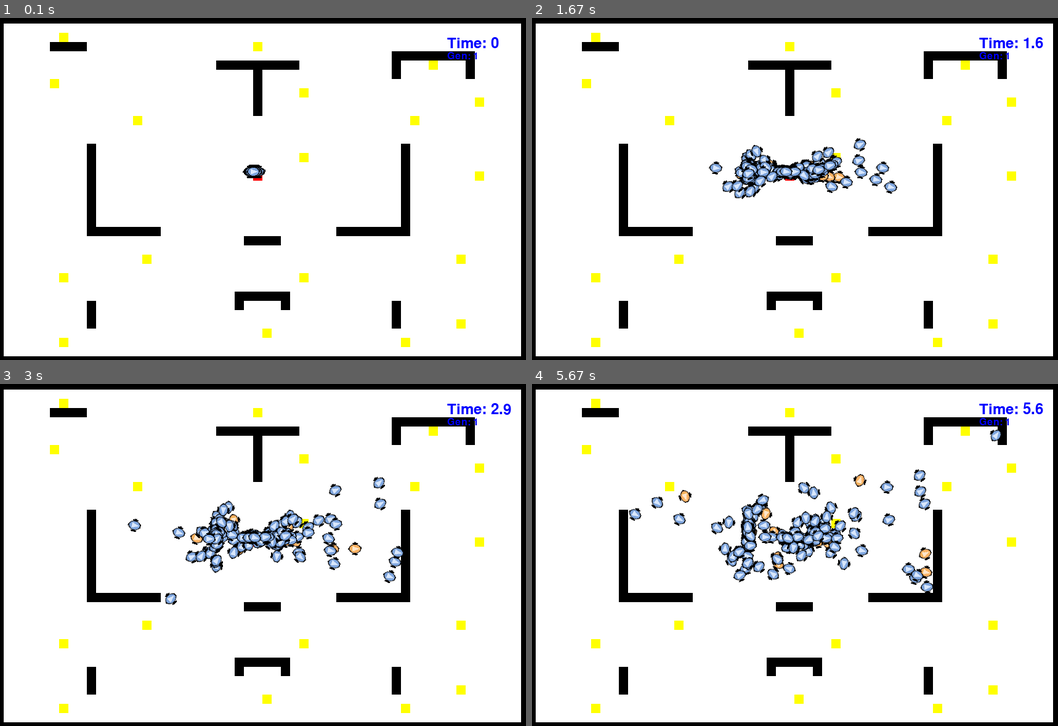
Above: before the commit, frames 1-4 (two rows, left to right).
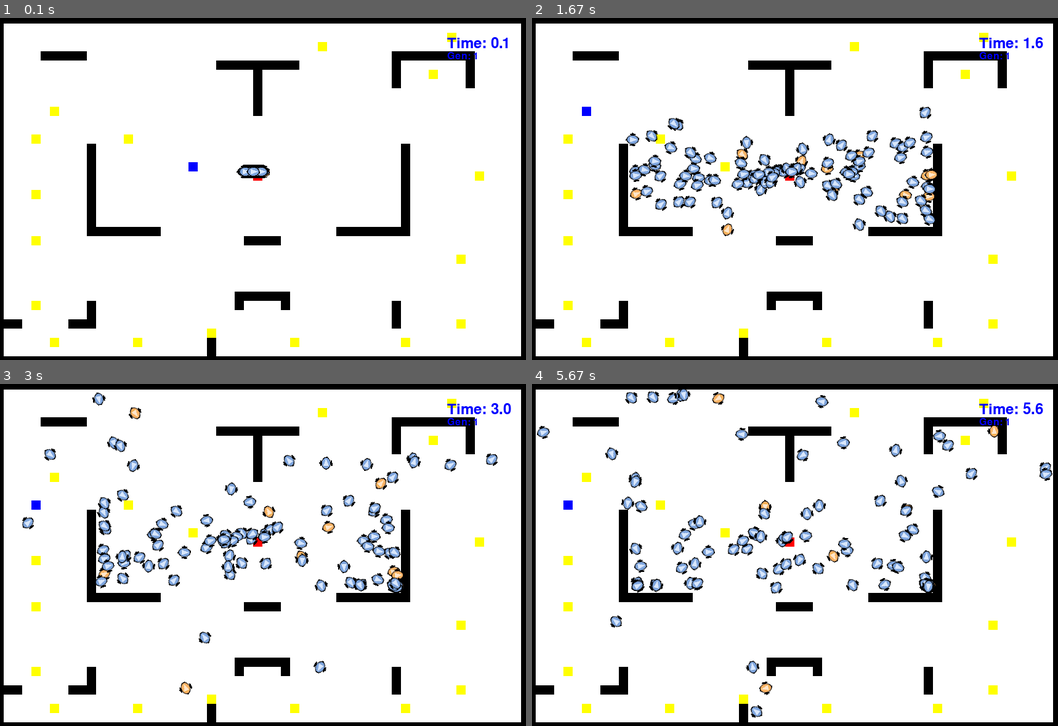
Above: after the commit, the same moments.

Repository: AnishJadoe/bioinspired
Game: pygame game, started from bioinspired/main.py
Same seed, same stepped clock (60 frames per second), same inputs: the game is played once before the commit and once after it.
Inputs:
- Up to frame 1 (0.1 s): no input
- Up to frame 2 (1.67 s): no input
- Up to frame 3 (3 s): no input
- Up to frame 4 (5.67 s): no input

The runs differ from the first frame. In frame 1, 2.3% of the frame differs, in the area x 0-97%, y 4-99%; in frame 2, 8.2%; in frame 3, 9.5%; in frame 4, 10%, in the area x 0-99%, y 1-99%.

Commit message:
works i think

Diff:
--- a/bioinspired/main.py
+++ b/bioinspired/main.py
@@ -8,9 +8,9 @@
 from src.utility.constants import *
 # seeds = [30,42,50,70,80,100]
 seeds = [30]
-epochs = 20
-time = 90 * 1000 # milliseconds
-n_robots = 150
+epochs = 50
+time = 60 * 1000 # milliseconds
+n_robots = 100
 ls_cross_rate = [1]
 ls_mut_rate = [0.8]
 
--- a/bioinspired/manual_mode.py
+++ b/bioinspired/manual_mode.py
@@ -2,7 +2,7 @@
 from src.world_map.txt_to_map import WorldMap
 from src.utility.run_simulation import manual_mode
 
-map = r"bioinspired\src\world_map\maps\test_map.txt"
+map = r"bioinspired\src\world_map\maps\follow_token_map.txt"
 wm = WorldMap(skeleton_file=map, map_width=60, map_height=40, tile_size=15)
 
 manual_mode(wm)
--- a/bioinspired/plot_runs.py
+++ b/bioinspired/plot_runs.py
@@ -2,7 +2,7 @@
 from results.plot import plot_mean_results, plot_best_results, plot_aggregate_results
 
 
-FOLDER = r"saved_runs/n_robots_150/epochs_20"
+FOLDER = r"saved_runs/n_robots_150/epochs_200"
 GAs = []
 GAs = load_GAs(GAs,FOLDER)
 
--- a/bioinspired/single_run.py
+++ b/bioinspired/single_run.py
@@ -4,8 +4,8 @@
 from src.utility.run_simulation import single_agent_run
 from src.utility.functions import load_GAs
 
-FOLDER = r"saved_runs/n_robots_150/epochs_100"
-wm = WorldMap(skeleton_file="bioinspired/src/world_map/maps/H_map_sparse.txt", map_width=60, map_height=40, tile_size=15)
+FOLDER = r"saved_runs/n_robots_100/epochs_25"
+wm = WorldMap(skeleton_file="bioinspired/src/world_map/maps/follow_token_map.txt", map_width=60, map_height=40, tile_size=15)
 
 GAs = []
 GAs = load_GAs(GAs,FOLDER)
--- a/bioinspired/src/robot/robot.py
+++ b/bioinspired/src/robot/robot.py
@@ -12,7 +12,6 @@
 def bin_angle(angle, bin_width=0.1):
         """Bins the angle to the nearest bin width."""
         return round(angle / bin_width) * bin_width
-
 
 def find_closest_cell(agent_location, cells):
     # Extract the coordinates of the agent's location
@@ -49,6 +48,7 @@
         self.init_pos = startpos
         self.x = startpos[0]
         self.y = startpos[1]
+        self.current_cell = (self.x // CELL_SIZE, self.y // CELL_SIZE)
         self.delta_x = 0 # difference between current x and desired x
         self.delta_y = 0 # difference between current y and desired y
         self.theta = 0
@@ -65,6 +65,8 @@
         self.ls_x = []
         self.ls_y = []
         self.omega = 0
+        self.ls_pos_error = []
+        self.ls_diff_pos_error = []
 
         self.dist_travelled = 0
         self.avg_dist = 0
@@ -90,10 +92,12 @@
         self.width = width
         self.length = width
         self.collision = 0
+        self.special = special_flag
         self.token = 0
-        self.special = special_flag
-        self.looking_for_token = False
-        self.closest_token = self.tokens_locations[0]
+        self.next_token = []
+        self.time_stamps = list()
+        self.need_next_token = True
+        self.same_cell = 0
 
         # Build robot images
         if self.special:
@@ -150,15 +154,15 @@
 
     def debug_theta(self,world):
         font = pygame.font.SysFont(None, 24)
-        img = font.render(f'theta: {round(math.degrees(self.theta),1)}', True, (0,0,0))
-        world.blit(img,(self.x,self.y))
-        # img = font.render(f'vr: {round(self.vr,2)}' , True, (0,0,0))
-        # world.blit(img,(400,300))
-        # img = font.render(f'vl: {round(self.vl,2)}', True, (0,0,0))
-        # world.blit(img,(400,200))
-        pygame.draw.line(world, RED, (self.x, self.y),
-        (self.x+math.cos(self.theta)*self.sensor_range,
-        self.y+math.sin(self.theta)*self.sensor_range),width=2)
+        # img = font.render(f'theta: {round(math.degrees(self.theta),1)}', True, (0,0,0))
+        # world.blit(img,(self.x,self.y))
+        img = font.render(f'vr: {round(self.vr,2)}' , True, (0,0,0))
+        world.blit(img,(400,300))
+        img = font.render(f'vl: {round(self.vl,2)}', True, (0,0,0))
+        world.blit(img,(400,200))
+        # pygame.draw.line(world, RED, (self.x, self.y),
+        # (self.x+math.cos(self.theta)*self.sensor_range,
+        # self.y+math.sin(self.theta)*self.sensor_range),width=2)
 
 
     def debug_token(self,world):
@@ -184,6 +188,9 @@
         # img = font.render(f'ID: {self.id}', True, (0,0,0))
         # world.blit(img,(self.x,self.y-20))
 
+    # def draw_next_token(self,world):
+    #     pygame.draw.rect(world,BLUE, self.next_token)
+
     def draw_robot_bb(self,world):
         pygame.draw.rect(world,RED,self.hitbox, width=1)
 
@@ -192,6 +199,7 @@
         Draws on the world
         '''
         self.draw_robot(world)
+        # self.draw_next_token(world)
         # self.draw_visited_cells(world)
         # self.draw_robot_bb(world)
         #self.debug_token(world)
@@ -244,35 +252,42 @@
 
     def get_reference_position(self):
 
-
-        closest_cell_index = find_closest_cell((self.x // CELL_SIZE, self.y // CELL_SIZE), self.tokens_locations)
-        self.closest_token = self.tokens_locations[closest_cell_index]
-        self.looking_for_token = True
-
-        self.delta_x = round(self.closest_token.x - self.x)
-        self.delta_y = round(self.closest_token.y - self.y)
-
-        # if self.closest_token not in self.tokens_locations:
-        #     self.looking_for_token = False
+        if self.need_next_token:
+            closest_cell_index = find_closest_cell((self.x // CELL_SIZE, self.y // CELL_SIZE), self.tokens_locations)
+            self.next_token = self.tokens_locations[closest_cell_index]
+            self.need_next_token = False
+
+        self.delta_x = round(self.next_token.x - self.x)
+        self.delta_y = round(self.next_token.y - self.y)
+        self.ls_pos_error.append(np.hypot(self.delta_x,self.delta_y) / 10000)
+        if len(self.ls_pos_error) > 1:
+            self.ls_diff_pos_error.append(self.ls_pos_error[-1] - self.ls_pos_error[-2])
+
+        if self.next_token not in self.tokens_locations:
+            self.need_next_token = True
 
 
     def update_state(self):
         self.get_reference_position()
-        self.state = np.array([self.delta_x,self.delta_y,bin_angle(self.theta,1), *self.sensor]).reshape(-1,1)
+        norm = np.linalg.norm(np.array([self.delta_x,self.delta_y]))
+        x = round(self.delta_x / norm,2)
+        y = round(self.delta_y / norm,2)
+        self.state = np.array([x,y,round(self.theta/math.pi,2), *self.sensor]).reshape(-1,1)
         return
 
-    def get_tokens(self):
+    def get_tokens(self, t):
         '''
         Function to check if we have collided with a token, when this happens the
         robot obtains a token
         '''
         token_collected = self.hitbox.collidelist(self.tokens_locations)
         if token_collected == -1:
-            return
-        self.token += 1
-        self.tokens_locations.pop(token_collected)
-
-        return
+            return self.next_token
+        if self.next_token == self.tokens_locations[token_collected]:
+            self.token += 1
+            self.time_stamps.append(t)
+            self.tokens_locations.pop(token_collected)
+        return self.next_token
 
     def move(self, wall_collided, dt, event=None, auto=False):
         self.ls_x.append(self.x)
@@ -289,8 +304,8 @@
             # index = np.where((self.all_states == self.sensor).all(axis=1))[0][0]
             # actions = self.chromosome[index]
             actions = self.get_action()
-            self.vl = actions[0,:][0]
-            self.vr = actions[1,:][0]
+            self.vl = min(self.maxspeed, max(self.minspeed, actions[0,:][0]) )
+            self.vr = min(self.maxspeed, max(self.minspeed, actions[1,:][0]) )
         elif event:
             if event.type in {pygame.KEYDOWN, pygame.KEYUP}:
                 if event.key == pygame.locals.K_a:
@@ -346,7 +361,24 @@
         return
 
     def get_reward(self):
-        return round(5*(self.dist_travelled/self.m2p) + 10*self.token + 0.1*len(self.visited_cells) - self.collision*0.3,2)
+        getting_closer = [abs(diff) for diff in self.ls_diff_pos_error if diff <= 0]
+        quicknes = []
+        if self.time_stamps:
+            time_between_tokens = [self.time_stamps[0]]
+            for i, _ in enumerate(self.time_stamps[1:]):
+                time_between_tokens.append(self.time_stamps[i] - self.time_stamps[i-1])
+            quicknes = [1/time for time in time_between_tokens]
+            # print(sum(quicknes), sum(getting_closer))
+        return round(
+             25*self.token
+            # + 5*sum(getting_closer)
+            + 10*sum(quicknes)
+            # + len(self.visited_cells)*0.3
+            # - self.collision*0.1
+            #- sum(self.ls_pos_error)*0.1
+            # - self.same_cell*0.05
+            # - 3*(self.dist_travelled/self.m2p)
+            ,2)
 
     # def get_reward(self):
     #     return (self.dist_travelled/self.m2p) * (1+self.token) - (self.collision/len(self.visited_cells))
@@ -359,8 +391,11 @@
         max_range_x = min(world_map.map_width, cell_x + 4)
         min_range_y = max(0, cell_y - 3)
         max_range_y = min(world_map.map_height, cell_y + 4)
-
-        self.visited_cells.add((cell_x,cell_y))
+        if (cell_x,cell_y) in self.visited_cells:
+            self.same_cell += 1
+        else:
+            self.visited_cells.add((cell_x,cell_y))
+
         for i in range(min_range_x, max_range_x):
             for j in range(min_range_y, max_range_y):
                 if world_map.binary_map[i][j] == 1:
--- a/bioinspired/src/runners/genetic_algorithm.py
+++ b/bioinspired/src/runners/genetic_algorithm.py
@@ -164,7 +164,7 @@
             print(f"GENERATION: {self.gen}")
             self._save_population()
             # Build world
-            wm = WorldMap(skeleton_file="bioinspired/src/world_map/maps/H_map_sparse.txt",
+            wm = WorldMap(skeleton_file="bioinspired/src/world_map/maps/follow_token_map.txt",
                           map_width=MAP_DIMS[0], map_height=MAP_DIMS[1], tile_size=CELL_SIZE)
             population_results = run_simulation(
                 wm, self.run_time, self.pop, self.n_robots, self.gen
--- a/bioinspired/src/utility/constants.py
+++ b/bioinspired/src/utility/constants.py
@@ -6,7 +6,7 @@
 
 # Neural Network
 N_INPUTS = 9
-N_HIDDEN = 5
+N_HIDDEN = 4
 N_OUTPUTS = 2
 
 # COLORS
--- a/bioinspired/src/utility/functions.py
+++ b/bioinspired/src/utility/functions.py
@@ -41,8 +41,8 @@
     n_weights = n_inputs*n_hidden + n_hidden*n_outputs
     n_bias =  n_hidden + n_outputs
     for i in range(0,n_robots):
-        weights = np.random.uniform(low=-64,high=64, size=(n_weights,1))
-        biases = np.random.uniform(low=-8,high=8, size=(n_bias,1))
+        weights = np.random.uniform(low=-128,high=128, size=(n_weights,1))
+        biases = np.random.uniform(low=-128,high=128, size=(n_bias,1))
         population.append(np.vstack((weights, biases)))
 
     return population
--- a/bioinspired/src/utility/run_simulation.py
+++ b/bioinspired/src/utility/run_simulation.py
@@ -29,6 +29,9 @@
     font = pygame.font.SysFont(None, 24)
     txt = font.render(f'Gen: {gen}', True, BLUE)
     world.blit(txt,(750,75))
+
+def draw_next_token(world, token):
+    pygame.draw.rect(world,BLUE, token)
 
 # MAIN GAME LOOP
 def run_simulation(wm: WorldMap, time, pop, n_robots, gen):
@@ -72,15 +75,16 @@
     loadtime = lasttime
     print(f"Loading took: {loadtime/1000} seconds")
     running = True
-    sim_time = 0
-    dt = 0.05
+    dt = 0
+    tokens_collected = []
     # Simulation loop
     while pygame.time.get_ticks() <= (time+loadtime) and running:
-        clock.tick(20)
+        clock.tick(30)
         for event in pygame.event.get():
             if event.type == pygame.QUIT:
                 running = False
-        # dt = (pygame.time.get_ticks() - lasttime) / 1000
+        timestamp = (pygame.time.get_ticks()/1000)
+        dt = (pygame.time.get_ticks() - lasttime) / 1000
 
         # Update frame by redrawing everything
         wm.update_map()
@@ -88,14 +92,16 @@
             robot.update_state()
             nearby_obstacles = robot.find_position(wm)
             robot.update_sensors(nearby_obstacles,wm)
-            robot.get_tokens()
+            token_to_collect = robot.get_tokens(timestamp)
+            if token_to_collect not in tokens_collected:
+                tokens_collected.append(token_to_collect)
             robot.move(robot.get_collision(nearby_obstacles), dt, auto=True)
             robot.draw(wm.surf)
 
-        draw_time(wm.surf, (sim_time))
+        draw_next_token(wm.surf, tokens_collected[-1])
+        draw_time(wm.surf, (pygame.time.get_ticks()/1000))
         draw_gen(wm.surf,gen)
-        # lasttime = pygame.time.get_ticks()
-        sim_time += dt
+        lasttime = pygame.time.get_ticks()
         pygame.display.update()
 
     pygame.quit()
@@ -119,35 +125,37 @@
 
 def single_agent_run(wm: WorldMap, time, chromosome):
     clock = pygame.time.Clock()
-
     pygame.init()
     wm.build_map()
 
-    dt = 0
     lasttime = pygame.time.get_ticks()
     loadtime = lasttime
     print(f"Loading took: {loadtime/1000} seconds")
     robot = Robot((wm.start_pos.x, wm.start_pos.y), width=20,
                   chromosome=chromosome, token_locations=wm.tokens, special_flag=True)
-    token_amount = len(wm.tokens)
     running = True
-    sim_time = 0
-    dt = 0.05
+    dt = 0
     # Simulation loop
-    while sim_time <= time and running:
+    while pygame.time.get_ticks() <= (time+loadtime) and running:
+        clock.tick(30)
         for event in pygame.event.get():
             if event.type == pygame.QUIT:
                 running = False
+
         # Update frame by redrawing everything
+        dt = (pygame.time.get_ticks() - lasttime) / 1000
         wm.update_map()
         nearby_obstacles = robot.find_position(wm)
         robot.update_state()
         robot.update_sensors(nearby_obstacles,wm)
-        robot.get_tokens()
+        token_to_collect = robot.get_tokens(0)
         robot.move(robot.get_collision(nearby_obstacles), dt, auto=True)
         robot.draw(wm.surf)
-        draw_time(wm.surf, (sim_time))
-        sim_time += dt
+        draw_next_token(wm.surf, token_to_collect)
+
+
+        draw_time(wm.surf, (pygame.time.get_ticks()/1000))
+        lasttime = pygame.time.get_ticks()
         pygame.display.update()
 
     pygame.quit()
@@ -170,7 +178,7 @@
         wm.update_map()
         nearby_obstacles = robot.find_position(wm)
         robot.update_sensors(nearby_obstacles,wm)
-        robot.get_tokens()
+        # robot.get_tokens()
         for event in pygame.event.get():
             if event.type == pygame.QUIT:
                 running = False
--- a/bioinspired/src/world_map/maps/H_map.txt
+++ b/bioinspired/src/world_map/maps/follow_token_map.txt
@@ -1,40 +1,40 @@
 ************************************************************
 ************************************************************
-**------T--------------------------------------T----------**
 **--------------------------------------------------------**
-**-----****------------------T----------------------------**
-**-----****---------------------------------*********-----**
-**-----------T-----------*********----------**--T--**-----**
-**-----------------------*********----------**-----**-----**
-**------****----------------***---------------------------**
-**------****------------T---***---T-----------------------**
-**--------------------------***----------------------T----**
-**--------------------------***---------------------------**
-**--------------T------------------------T----------------**
-**---------------------------T----------------------------**
+**------------------------------------------------T-------**
+**----------------------------------T---------------------**
+**----*****---------------------------------*********-----**
+**-----------------------*********----------*-------*-----**
+**---------------------------*--------------*---T---*-----**
+**---------------------------*--------------*-------*-----**
+**---------------------------*----------------------------**
+**---------------------------*----------------------------**
+**-----T---------------------*----------------------------**
 **--------------------------------------------------------**
-**---------**-------------------------------**------------**
-**---------**-------------------------------**------------**
-**---------**-------------------------------**------------**
-**----T----**----------------S--------------**-------T----**
-**---------**-------------------------------**------------**
-**---------**-------------------------------**------------**
-**---------**-------------------------------**------------**
-**---------**-------------------------------**------------**
+**--------------------------------------------------------**
+**---T---------T------------------------------------------**
+**---------*---------------------------------*------------**
+**---------*---------------------------------*------------**
+**---------*----------T----------------------*------------**
+**---------*-----------------S---------------*-------T----**
+**---------*---------------------------------*------------**
+**---T-----*---------------------------------*------------**
+**---------*---------------------------------*------------**
+**---------*---------------------------------*------------**
+**---------*---------------------------------*------------**
 **---------********-------------------********------------**
-**---------********--------******-----********------------**
-**-------------------------******-------------------------**
+**---T----------------------****--------------------------**
 **--------------------------------------------------------**
-**---------------T------------T----------T----------------**
+**-------------------------------------------------T------**
 **--------------------------------------------------------**
-**------T-------------------------------------------------**
+**--------------------------------------------------------**
 **--------------------------------------------------------**
 **-------------------------******-------------------------**
-**---------**--------------******-----------**------------**
-**---------**-------------------------------**------------**
-**---------**-------------------------------**-----T------**
-**----------------------------T---------------------------**
-**------T-------------------------------------------------**
-**--------------------------------------------------------**
+**---T-----*---------------*----*-----------*-------------**
+**---------*--------------------------------*-------------**
+****-----***--------------------------------*------T------**
+**----------------------T---------------------------------**
+**-----T--------T-------*--------T-----------T------------**
+**----------------------*---------------------------------**
 ************************************************************
 ************************************************************
